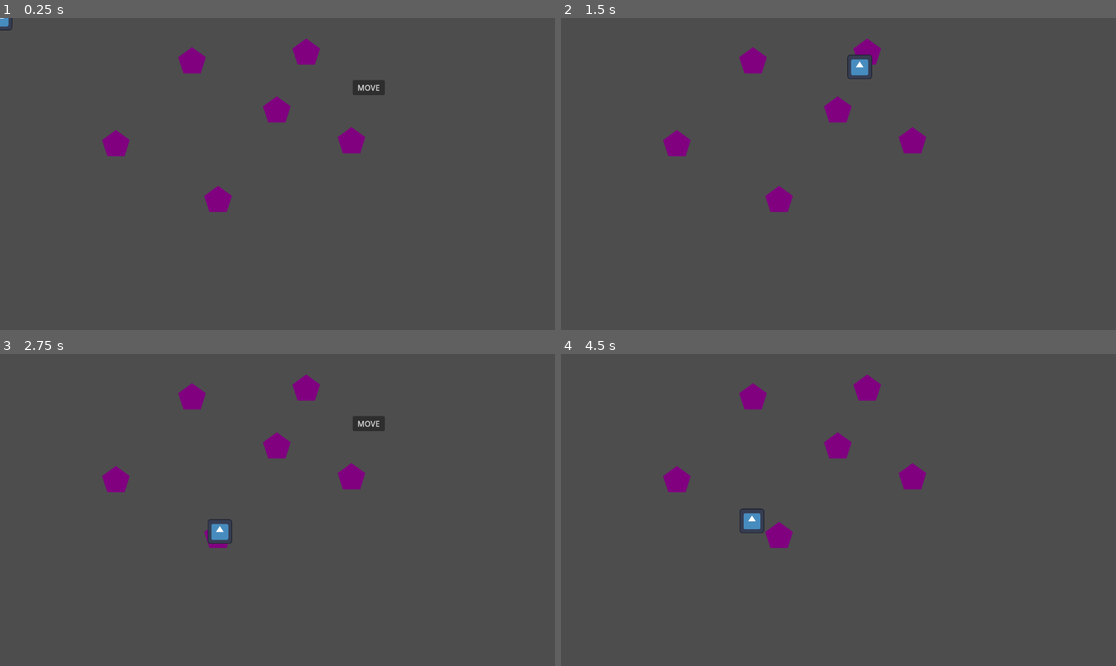
Above: before the commit, frames 1-4 (two rows, left to right).
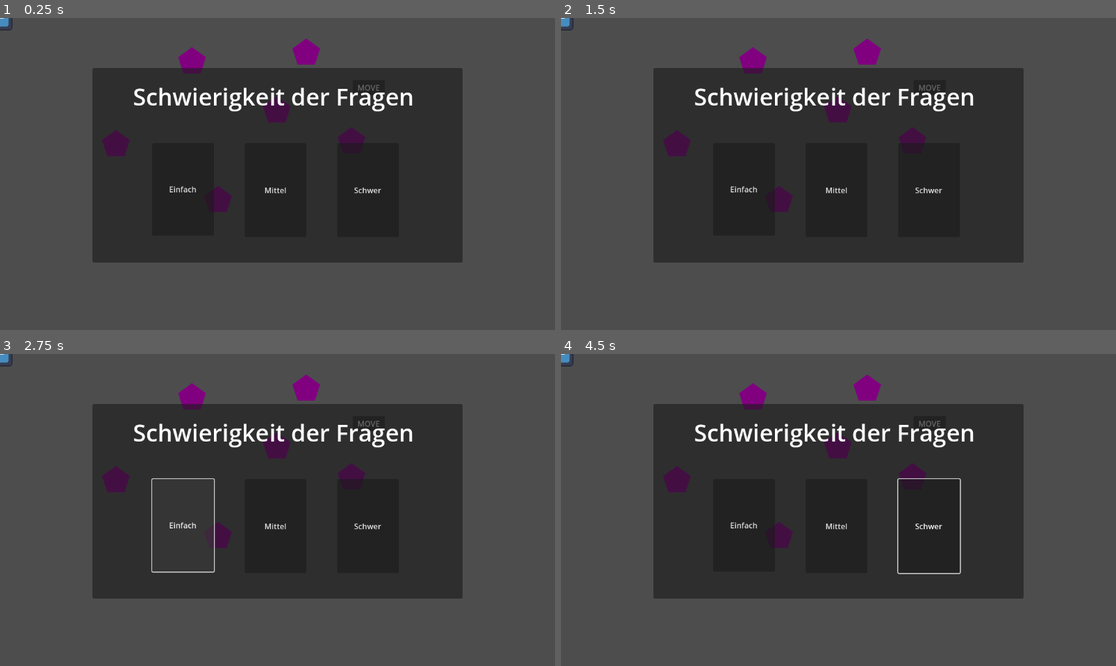
Above: after the commit, the same moments.

Repository: hfxbse/mparty
Game: Godot game, scene res://main/main.tscn
Same seed, same stepped clock (60 frames per second), same inputs: the game is played once before the commit and once after it. The engine's default icon, where the game draws it, is replaced by a stand-in: a white triangle on a blue panel in a dark square.
Inputs (mouse positions are in pixels of both pictures, inside the frame that each line leads up to):
- Up to frame 1 (0.25 s): no input
- Up to frame 2 (1.5 s): click "MOVE" at 0.5 s; click (838, 108) at 1.27 s
- Up to frame 3 (2.75 s): click (183, 525) at 2 s, where only the run after the commit has a clickable "Einfach"
- Up to frame 4 (4.5 s): click (838, 525) at 2.75 s, where only the run after the commit has a clickable "Mittel"; click (927, 525) at 3.5 s, where only the run after the commit has a clickable "Schwer"; click "MOVE" at 4.25 s

The runs differ from the first frame. In frame 1, 41% of the frame differs, in the area x 16-84%, y 16-79%; in frame 2, 42%, in the area x 0-84%, y 0-79%; in frame 3, 38%; in frame 4, 41%.
Error after the commit: Invalid call to function 'connect' in base 'Signal'. Expected 2 arguments. (res://main/main.gd:19)

Commit message:
Pseudo implmentation of question difficulty and question menu communication

Diff:
--- a/fieldActions/questionDifficulty/questionDifficulty.gd
+++ b/fieldActions/questionDifficulty/questionDifficulty.gd
@@ -1,5 +1,6 @@
 extends Control
 
+signal selected_difficulty(difficulty: int)
 
 # Called when the node enters the scene tree for the first time.
 func _ready():
--- a/main/main.gd
+++ b/main/main.gd
@@ -10,6 +10,24 @@
 	player = $Player
 	map = $Map
 	player.currentLocation = map.get_start()
+	var question_difficulty_menu = preload("res://fieldActions/questionDifficulty/questionDifficulty.tscn").instantiate()
+	_add_question_difficulty_menu(question_difficulty_menu)
+
+
+func _add_question_difficulty_menu(question_difficulty_menu: Control):
+	add_child(question_difficulty_menu)
+	question_difficulty_menu.selected_difficulty.connect()
+
+func _remove_question_difficulty_menu():
+	for child in get_children():
+		if child.name == "questionDifficulty":
+			remove_child(child)
+
+func _on_on_selected_difficulty(difficulty: int):
+	_remove_question_difficulty_menu()
+	#Aufruf QuestionMenu analog wie Aufruf DifficultyMenu
+	#Methode von dem QuestioMenu aufrufen und difficulty übergeben
+	pass
 
 func _on_button_pressed():
 	$Button.hide()
